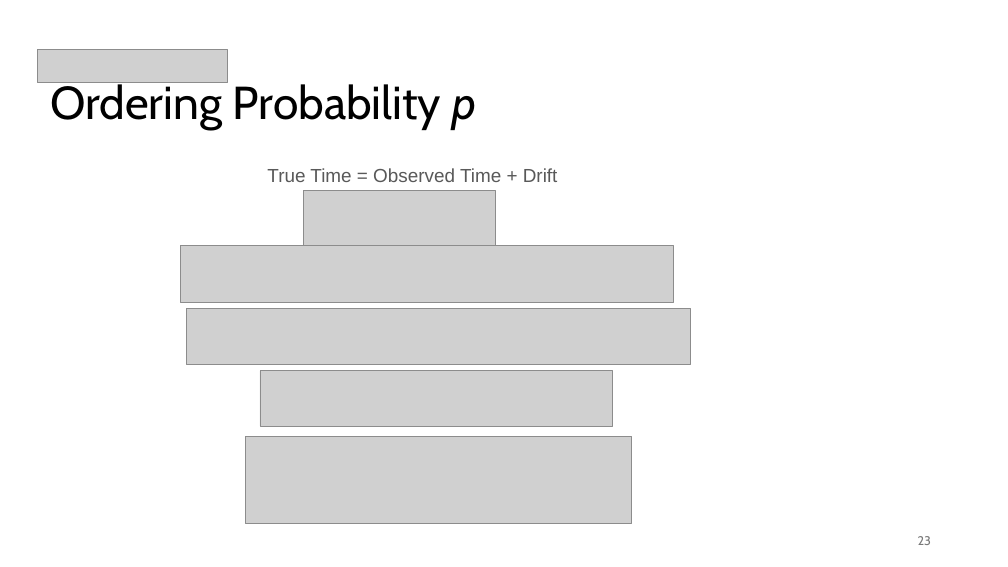
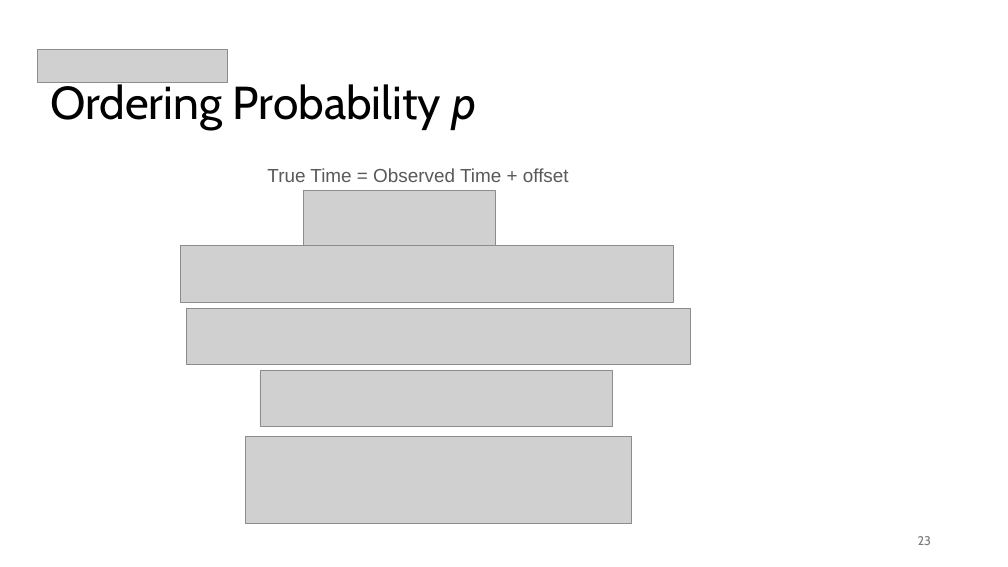
Before and after one commit to HaseebLUMS/Onyx-Presentation, a slide deck: slide 13 of tommy_hotnets.pptx. Drawn at 1008x567 pixels with LibreOffice and Linux fonts; fonts in the diff are those of the drawing; grey boxes stand for pictures. Boxes give left, top, right and bottom in pixels: in the first picture for what was removed or moved away, otherwise in the second. Text is boxed around its words. In the diff, an @@ line names an element or a change of style, - is before the commit and + after.

```diff
--- a/tommy_hotnets.pptx
+++ b/tommy_hotnets.pptx
@@ text at bbox=[267, 168, 569, 182]: text changed @@
-True Time = Observed Time + Drift
+True Time = Observed Time + offset
```
Also in this commit, not shown: 10 other slides changed, 1 other file.
